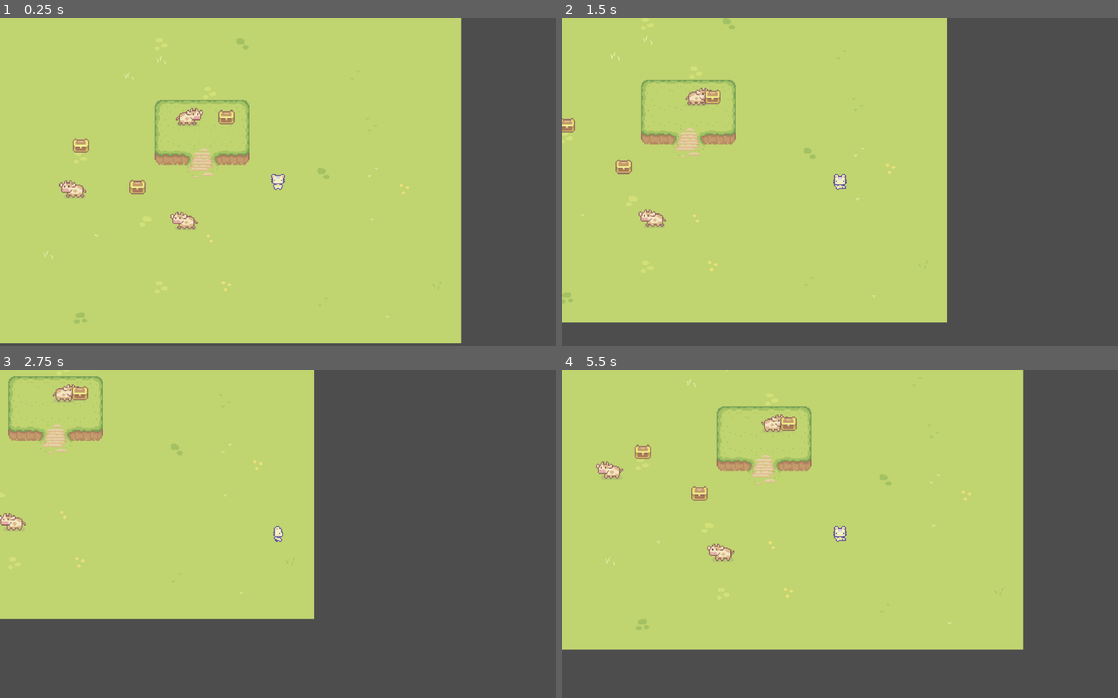
Above: before the commit, frames 1-4 (two rows, left to right).
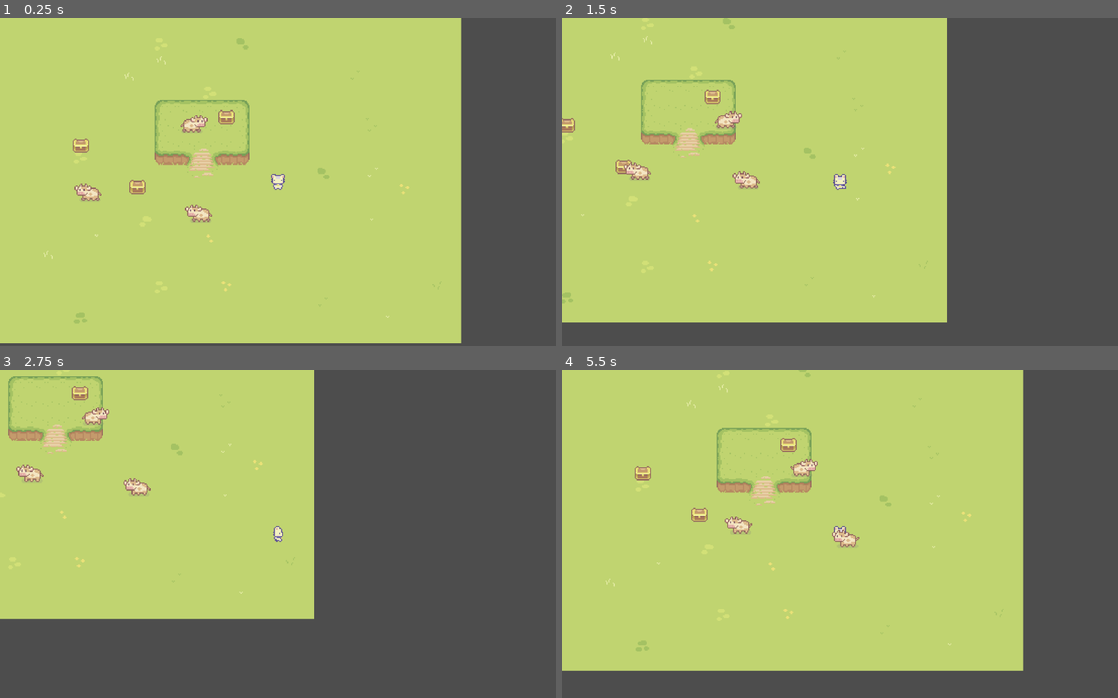
Above: after the commit, the same moments.

Repository: nehaltangudu12/CS415Final
Game: Godot game, scene res://Levels/game_level.tscn
Same seed, same stepped clock (60 frames per second), same inputs: the game is played once before the commit and once after it.
Inputs:
- Up to frame 1 (0.25 s): no input
- Up to frame 2 (1.5 s): hold D (right) 0.53-1.28 s; hold S (down) from 1.28 s (still down)
- Up to frame 3 (2.75 s): release S (down) at 2.03 s; hold D (right) from 2.03 s (still down)
- Up to frame 4 (5.5 s): release D (right) at 2.78 s; hold W (up) 2.78-3.53 s; hold A (left) 3.53-5.03 s; hold S (down) from 5.03 s (still down)

The runs differ from the first frame. In frame 1, 0.9% of the frame differs, in the area x 10-39%, y 27-65%; in frame 2, 0.9%; in frame 3, 0.8%; in frame 4, 9.2%, in the area x 0-83%, y 0-92%.

Commit message:
Implemented basic enemy following

Diff:
--- a/Characters/NPC/Cow/cow.gd
+++ b/Characters/NPC/Cow/cow.gd
@@ -1,28 +1,37 @@
 extends CharacterBody2D
 
-enum COW_STATE { IDLE, WALK }
+enum COW_STATE { IDLE, WALK, CHASE }
 
 @export var move_speed: float = 20
 @export var idle_time: float = 5
 @export var walk_time: float = 2
+@export var target_to_chase: CharacterBody2D
 
 @onready var animation_tree = $AnimationTree
 @onready var state_machine = animation_tree.get("parameters/playback")
 @onready var sprite = $Sprite2D
 @onready var timer = $Timer
+@onready var navigation_agent: NavigationAgent2D = $NavigationAgent2D
 
 var move_direction: Vector2 = Vector2.ZERO
 var current_state: COW_STATE = COW_STATE.IDLE
+
+const CHASE_SPEED = 50.0
 
 func _ready() -> void:
 	pick_new_state()
 
 func _physics_process(delta: float) -> void:
-	if (current_state == COW_STATE.WALK):
-		# Update velocity
-		velocity = move_direction.normalized() * move_speed
-		# Move and Slide function uses velocity of character body to move character on map
-		move_and_slide()
+	match current_state:
+		COW_STATE.CHASE:
+			# Update velocity
+			velocity = move_direction.normalized() * move_speed
+			# Move and Slide function uses velocity of character body to move character on map
+			move_and_slide()
+		COW_STATE.WALK:
+			navigation_agent.target_position = target_to_chase.global_position
+			velocity = global_position.direction_to(navigation_agent.get_next_path_position()) * CHASE_SPEED
+			move_and_slide()
 
 # Randomly generate a move direction
 # Can be either -1, 0, or 1 for x and y
--- a/Characters/NPC/Cow/cow.tscn
+++ b/Characters/NPC/Cow/cow.tscn
@@ -105,4 +105,6 @@
 
 [node name="Timer" type="Timer" parent="."]
 
+[node name="NavigationAgent2D" type="NavigationAgent2D" parent="."]
+
 [connection signal="timeout" from="Timer" to="." method="_on_timer_timeout"]
--- a/Levels/game_level.tscn
+++ b/Levels/game_level.tscn
@@ -565,6 +565,11 @@
 sources/10 = SubResource("TileSetAtlasSource_sh88w")
 sources/11 = SubResource("TileSetAtlasSource_wri67")
 
+[sub_resource type="NavigationPolygon" id="NavigationPolygon_um5wi"]
+vertices = PackedVector2Array(537.641, 283.25, 160, 292.742, 160, 88.8438, 530.359, 83.1484)
+polygons = Array[PackedInt32Array]([PackedInt32Array(0, 1, 2, 3)])
+outlines = Array[PackedVector2Array]([PackedVector2Array(150, 79, 540, 73, 548, 293, 150, 303)])
+
 [node name="GameLevel" type="Node2D"]
 y_sort_enabled = true
 
@@ -595,14 +600,17 @@
 [node name="Camera2D" type="Camera2D" parent="."]
 position = Vector2(476, 212)
 
-[node name="Cow" parent="." instance=ExtResource("13_ds5vk")]
+[node name="Cow" parent="." node_paths=PackedStringArray("target_to_chase") instance=ExtResource("13_ds5vk")]
 position = Vector2(277, 218)
-
-[node name="Cow2" parent="." instance=ExtResource("13_ds5vk")]
+target_to_chase = NodePath("../PlayerCat")
+
+[node name="Cow2" parent="." node_paths=PackedStringArray("target_to_chase") instance=ExtResource("13_ds5vk")]
 position = Vector2(383, 143)
-
-[node name="Cow3" parent="." instance=ExtResource("13_ds5vk")]
+target_to_chase = NodePath("../PlayerCat")
+
+[node name="Cow3" parent="." node_paths=PackedStringArray("target_to_chase") instance=ExtResource("13_ds5vk")]
 position = Vector2(387, 242)
+target_to_chase = NodePath("../PlayerCat")
 
 [node name="Chest" parent="." instance=ExtResource("14_um5wi")]
 position = Vector2(281, 175)
@@ -612,3 +620,6 @@
 
 [node name="Chest3" parent="." instance=ExtResource("14_um5wi")]
 position = Vector2(425, 147)
+
+[node name="NavigationRegion2D" type="NavigationRegion2D" parent="."]
+navigation_polygon = SubResource("NavigationPolygon_um5wi")
Not shown: 1 places in Levels/game_level.tscn that only renumber resources
